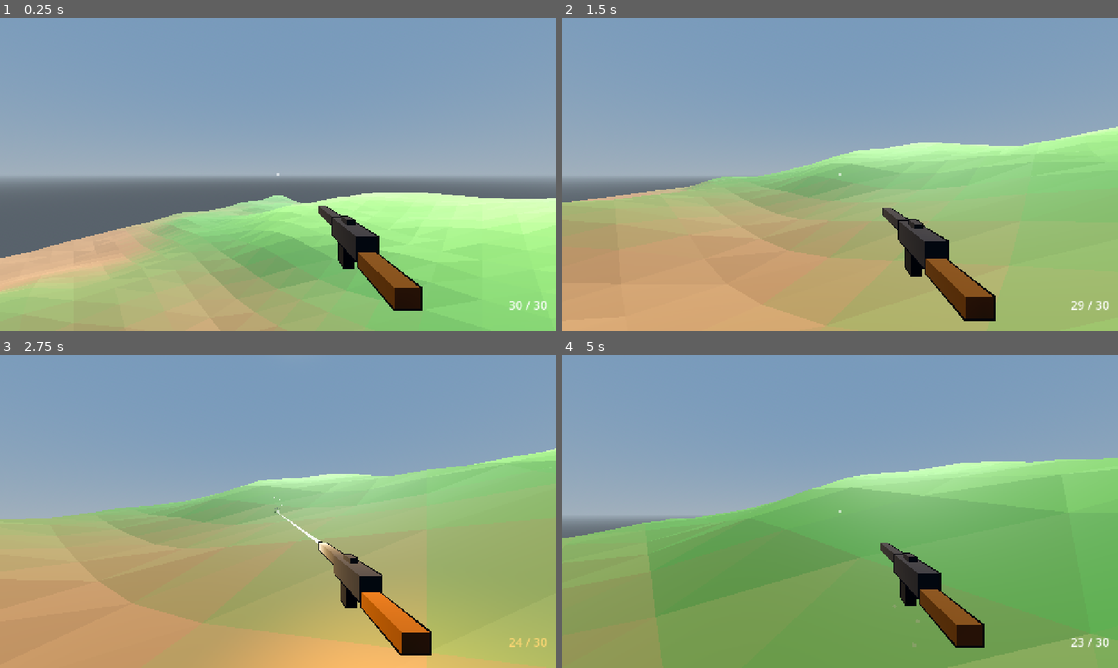
Above: before the commit, frames 1-4 (two rows, left to right).
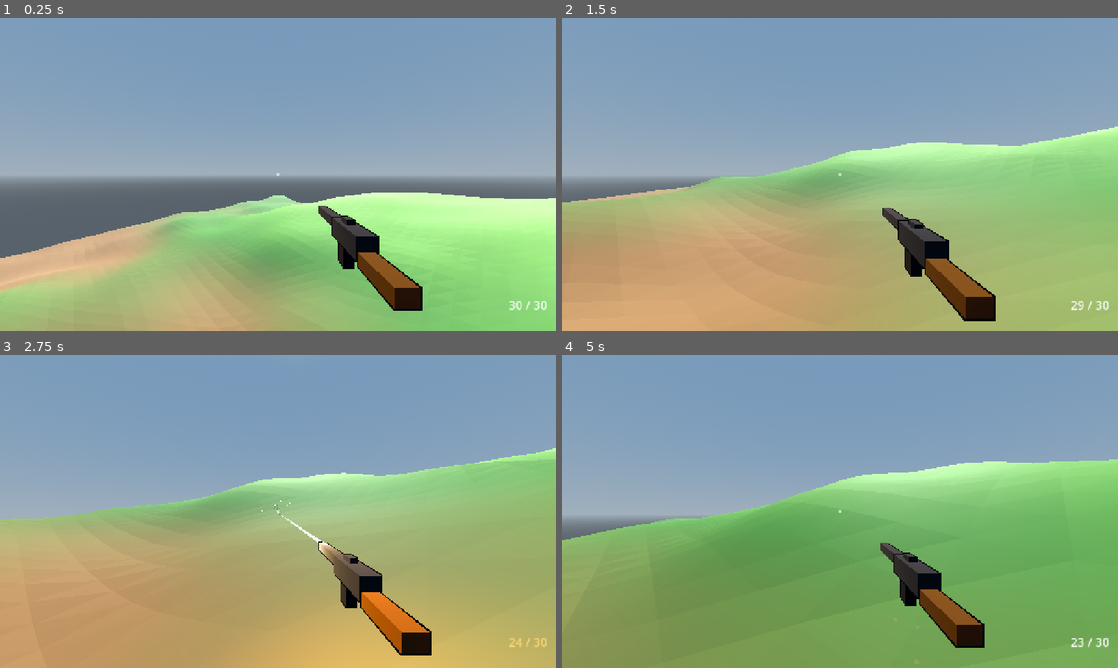
Above: after the commit, the same moments.

Repository: cybernattor/rankborn
Game: Godot game, scene res://scenes/game/game_scene.tscn
The game is run twice, just before and just after one commit, with the same random seed, the same clock (stepped at 60 frames per second) and the same inputs. This scene is started directly instead of the project's main scene.
Inputs (mouse positions are in pixels of both pictures, inside the frame that each line leads up to):
- Up to frame 1 (0.25 s): no input
- Up to frame 2 (1.5 s): tap Enter (ui_accept) at 0.5 s; move the mouse to (867, 174) at 0.52 s; hold Right mouse button (aim) 0.53-1.28 s; hold W (move_forward) from 0.53 s (still down); click (867, 174) at 0.67 s; tap Space (jump) at 0.77 s; move the mouse to (812, 174) at 1.27 s; tap Ctrl (crouch) at 1.35 s
- Up to frame 3 (2.75 s): keep holding W (move_forward); tap Space (jump) at 1.52 s; move the mouse to (289, 505) at 2.02 s; press the mouse at (289, 505) at 2.03 s
- Up to frame 4 (5 s): keep holding W (move_forward); move the mouse to (834, 517) at 2.77 s; release the mouse at (834, 517) at 2.78 s; tap Shift (sprint) at 2.85 s; click (834, 517) at 2.92 s; tap Space (jump) at 3.02, 3.77, 4.52 s; move the mouse to (878, 514) at 3.52 s; hold Mouse wheel down (weapon_next) 3.53-4.28 s; move the mouse to (795, 508) at 4.27 s; tap Mouse wheel up (weapon_prev) at 4.35 s

The runs differ from the first frame. In frame 1, less than 0.1% of the frame differs, in the area x 2-99%, y 55-76%; in frame 2, less than 0.1%; in frame 3, 0.3%; in frame 4, 0.7%, in the area x 0-100%, y 32-99%.

Commit message:
feat: calmer low-poly terrain — per-vertex colors, 60x60 grid
Цвет земли теперь задаётся в вершинах (высота, наклон, лёгкий шум яркости)
и плавно перетекает между треугольниками вместо «шахматки» по граням;
сетка 60×60 (~1.7 м) вместо 30×30. Грани плоские — low-poly сохраняется.
make_terrain получил параметр smooth для сглаженного варианта.

Co-Authored-By: Claude Opus 5.5 <noreply@anthropic.com>
Claude-Session: https://claude.ai/code/session_01HawzunZx1E3va69Y3pmV6w

Diff:
--- a/scripts/mesh_utils.gd
+++ b/scripts/mesh_utils.gd
@@ -1,4 +1,11 @@
 class_name MeshUtils
+
+const TERRAIN_HEIGHT := 12.0
+const TERRAIN_DIRT := Color(0.55, 0.38, 0.22)
+const TERRAIN_GRASS_DARK := Color(0.25, 0.50, 0.18)
+const TERRAIN_GRASS_MID := Color(0.35, 0.62, 0.22)
+const TERRAIN_GRASS_LIGHT := Color(0.48, 0.72, 0.30)
+const TERRAIN_ROCK := Color(0.55, 0.52, 0.48)
 
 
 static func make_box(size: Vector3, color: Color) -> ArrayMesh:
@@ -46,85 +53,77 @@
 	return st.commit()
 
 
-static func make_terrain(size: float, resolution: int, seed_val: int) -> ArrayMesh:
+## Процедурная земля. smooth = false — плоские грани (low-poly), true — сглаженное освещение.
+## Цвет задаётся в вершинах (высота + наклон + лёгкий шум яркости) и плавно
+## перетекает между треугольниками: соседние грани больше не «шахматка».
+static func make_terrain(size: float, resolution: int, seed_val: int, smooth: bool = false) -> ArrayMesh:
 	var noise := FastNoiseLite.new()
 	noise.seed = seed_val
 	noise.noise_type = FastNoiseLite.TYPE_SIMPLEX_SMOOTH
 	noise.frequency = 0.008
 	noise.fractal_octaves = 4
 
-	var st := SurfaceTool.new()
-	st.begin(Mesh.PRIMITIVE_TRIANGLES)
-	st.set_smooth_group(-1)
+	# Мелкие пятна оттенка, чтобы большие поля травы не были однотонными.
+	var tint := FastNoiseLite.new()
+	tint.seed = seed_val + 1
+	tint.noise_type = FastNoiseLite.TYPE_SIMPLEX_SMOOTH
+	tint.frequency = 0.06
 
 	var half := size / 2.0
 	var step := size / resolution
+	var row := resolution + 1
 
 	var verts: Array[Vector3] = []
-	for z in range(resolution + 1):
-		for x in range(resolution + 1):
+	for z in range(row):
+		for x in range(row):
 			var px := -half + x * step
 			var pz := -half + z * step
-			var py := noise.get_noise_2d(px, pz) * 12.0
-			verts.append(Vector3(px, py, pz))
-
-	var dirt := Color(0.55, 0.38, 0.22)
-	var grass_dark := Color(0.25, 0.50, 0.18)
-	var grass_mid := Color(0.35, 0.62, 0.22)
-	var grass_light := Color(0.48, 0.72, 0.30)
-	var rock := Color(0.55, 0.52, 0.48)
-
+			verts.append(Vector3(px, noise.get_noise_2d(px, pz) * TERRAIN_HEIGHT, pz))
+
+	var colors: Array[Color] = []
+	for z in range(row):
+		for x in range(row):
+			var v := verts[z * row + x]
+			# Нормаль вершины по соседям сетки — для цвета склона.
+			var hl := verts[z * row + maxi(x - 1, 0)].y
+			var hr := verts[z * row + mini(x + 1, resolution)].y
+			var hd := verts[maxi(z - 1, 0) * row + x].y
+			var hu := verts[mini(z + 1, resolution) * row + x].y
+			var normal := Vector3(hl - hr, 2.0 * step, hd - hu).normalized()
+			var color := _apply_slope(_terrain_color(v.y), normal)
+			var shade := 1.0 + tint.get_noise_2d(v.x, v.z) * 0.06
+			colors.append(Color(color.r * shade, color.g * shade, color.b * shade))
+
+	var st := SurfaceTool.new()
+	st.begin(Mesh.PRIMITIVE_TRIANGLES)
+	st.set_smooth_group(0 if smooth else -1)
 	for z in range(resolution):
 		for x in range(resolution):
-			var i := z * (resolution + 1) + x
-			var v0 := verts[i]
-			var v1 := verts[i + 1]
-			var v2 := verts[i + resolution + 1]
-			var v3 := verts[i + resolution + 2]
-
-			var avg_h1 := (v0.y + v1.y + v2.y) / 3.0
-			var avg_h2 := (v1.y + v2.y + v3.y) / 3.0
-			var c1 := _terrain_color(avg_h1, dirt, grass_dark, grass_mid, grass_light, rock)
-			var c2 := _terrain_color(avg_h2, dirt, grass_dark, grass_mid, grass_light, rock)
-			# Крутые склоны — голый камень, независимо от высоты.
-			c1 = _apply_slope(c1, (v1 - v0).cross(v2 - v0), rock)
-			c2 = _apply_slope(c2, (v3 - v1).cross(v2 - v1), rock)
-
-			st.set_color(c1)
-			st.add_vertex(v0)
-			st.set_color(c1)
-			st.add_vertex(v1)
-			st.set_color(c1)
-			st.add_vertex(v2)
-
-			st.set_color(c2)
-			st.add_vertex(v1)
-			st.set_color(c2)
-			st.add_vertex(v3)
-			st.set_color(c2)
-			st.add_vertex(v2)
-
+			var i := z * row + x
+			for k in [i, i + 1, i + row, i + 1, i + row + 1, i + row]:
+				st.set_color(colors[k])
+				st.add_vertex(verts[k])
 	st.generate_normals()
 	return st.commit()
 
 
-static func _terrain_color(h: float, dirt: Color, g_dark: Color, g_mid: Color, g_light: Color, rock: Color) -> Color:
+static func _terrain_color(h: float) -> Color:
 	if h < -4.0:
-		return dirt
+		return TERRAIN_DIRT
 	elif h < 0.0:
-		return dirt.lerp(g_dark, (h + 4.0) / 4.0)
+		return TERRAIN_DIRT.lerp(TERRAIN_GRASS_DARK, (h + 4.0) / 4.0)
 	elif h < 3.0:
-		return g_dark.lerp(g_mid, h / 3.0)
+		return TERRAIN_GRASS_DARK.lerp(TERRAIN_GRASS_MID, h / 3.0)
 	elif h < 6.0:
-		return g_mid.lerp(g_light, (h - 3.0) / 3.0)
+		return TERRAIN_GRASS_MID.lerp(TERRAIN_GRASS_LIGHT, (h - 3.0) / 3.0)
 	else:
-		return g_light.lerp(rock, clamp((h - 6.0) / 6.0, 0.0, 1.0))
-
-
-static func _apply_slope(color: Color, face_normal: Vector3, rock: Color) -> Color:
+		return TERRAIN_GRASS_LIGHT.lerp(TERRAIN_ROCK, clamp((h - 6.0) / 6.0, 0.0, 1.0))
+
+
+static func _apply_slope(color: Color, face_normal: Vector3) -> Color:
 	# 1.0 — горизонтальная грань, 0.0 — вертикальная.
 	var flatness := absf(face_normal.normalized().y)
-	return color.lerp(rock, 1.0 - smoothstep(0.7, 0.85, flatness))
+	return color.lerp(TERRAIN_ROCK, 1.0 - smoothstep(0.7, 0.85, flatness))
 
 
 static func flat_material(color: Color, rough: float = 0.9) -> ShaderMaterial:
--- a/scripts/world/game_scene.gd
+++ b/scripts/world/game_scene.gd
@@ -8,6 +8,8 @@
 @onready var mobile_ui: Control = $MobileUI
 @onready var pause_menu: Control = $PauseMenu
 @onready var game_mode: GameMode = $GameMode
+
+const TERRAIN_RESOLUTION := 60
 
 var player_scene := preload("res://scenes/shared/player.tscn")
 var local_player_id: int = 1
@@ -39,7 +41,8 @@
 
 
 func _build_lowpoly_terrain() -> void:
-	var terrain_mesh := MeshUtils.make_terrain(100.0, 30, 42)
+	# 60×60 ячеек по ~1.7 м: грани ещё видны (low-poly), но рельеф не «треугольный».
+	var terrain_mesh := MeshUtils.make_terrain(100.0, TERRAIN_RESOLUTION, 42)
 	var terrain_instance := MeshInstance3D.new()
 	terrain_instance.mesh = terrain_mesh
 	terrain_instance.set_surface_override_material(0, MeshUtils.terrain_material())
--- a/tests/spatial_check.gd
+++ b/tests/spatial_check.gd
@@ -122,7 +122,7 @@
 			if j not in connected and parts[i].intersects(parts[j]):
 				connected.append(j)
 	_check(connected.size() == parts.size(), "Части персонажа висят отдельно")
-	var terrain := MeshUtils.make_terrain(100.0, 30, 42)
+	var terrain := MeshUtils.make_terrain(100.0, 60, 42)
 	var terrain_vertices: PackedVector3Array = terrain.surface_get_arrays(0)[Mesh.ARRAY_VERTEX]
 	var faces := terrain.create_trimesh_shape().get_faces()
 	_check(faces.size() == terrain_vertices.size())
